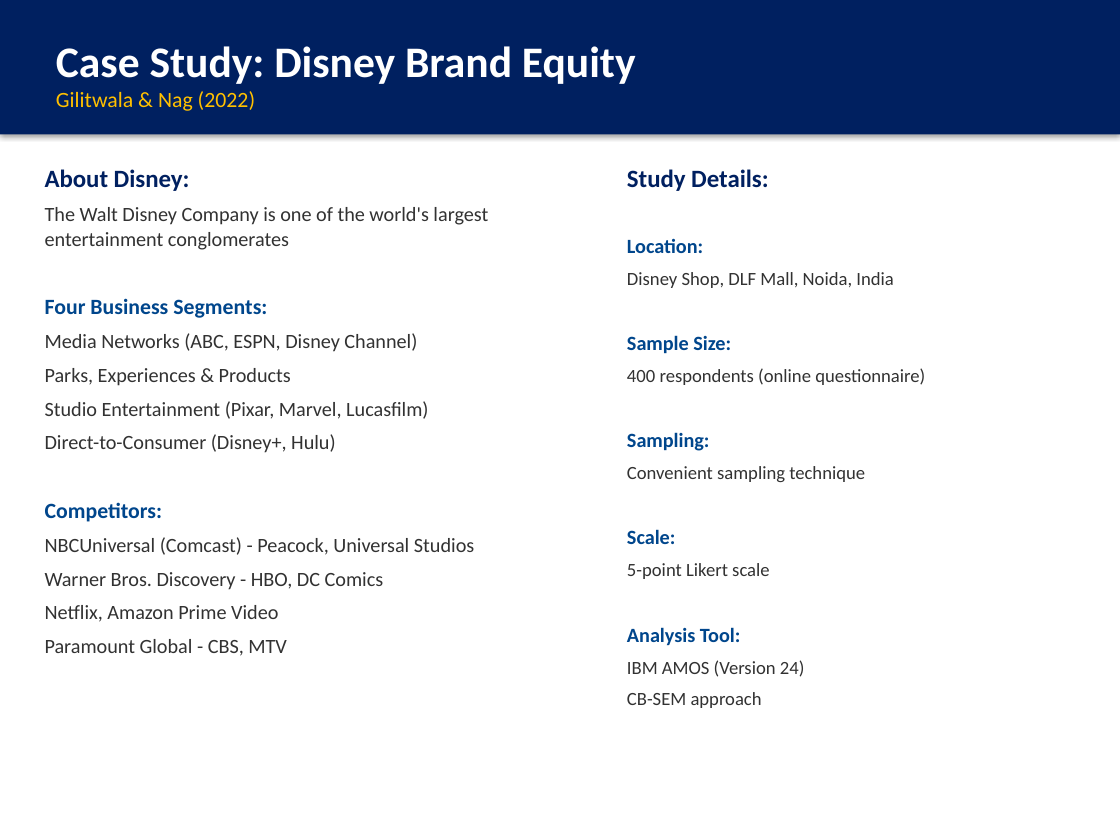
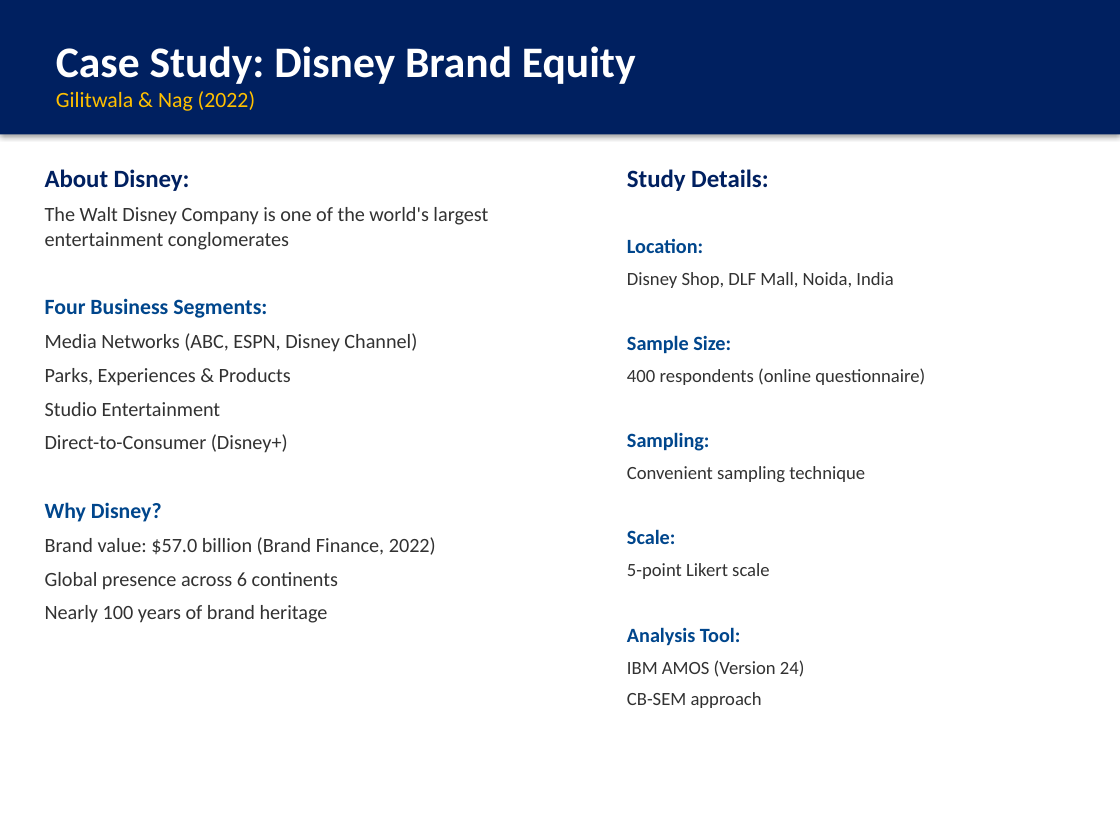
Before and after one commit to thenaivedetective/sp500-stock-performance, a slide deck: slide 8 of Factor_Analysis_Disney_Presentation.pptx. Drawn at 1120x840 pixels with LibreOffice and Linux fonts; fonts in the diff are those of the drawing. Boxes give left, top, right and bottom in pixels: in the first picture for what was removed or moved away, otherwise in the second. Text is boxed around its words. In the diff, an @@ line names an element or a change of style, - is before the commit and + after.

```diff
--- a/Factor_Analysis_Disney_Presentation.pptx
+++ b/Factor_Analysis_Disney_Presentation.pptx
@@ text at (45, 402, 436, 623): text changed @@
-Studio Entertainment (Pixar, Marvel, Lucasfilm)
-Direct-to-Consumer (Disney+, Hulu)
-Competitors:
-NBCUniversal (Comcast) - Peacock, Universal Studios
-Warner Bros. Discovery - HBO, DC Comics
-Netflix, Amazon Prime Video
-Paramount Global - CBS, MTV
+Studio Entertainment
+Direct-to-Consumer (Disney+)
+Why Disney?
+Brand value: $57.0 billion (Brand Finance, 2022)
+Global presence across 6 continents
+Nearly 100 years of brand heritage
```
Also in this commit, not shown: 6 other slides changed, 1 other file.
